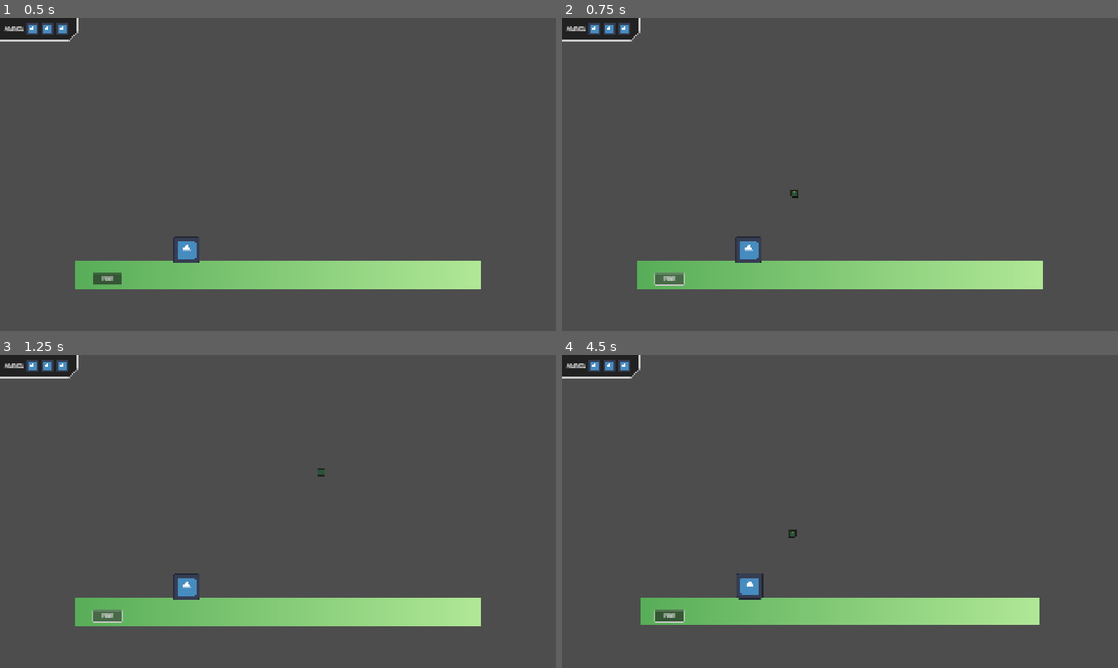
Above: before the commit, frames 1-4 (two rows, left to right).
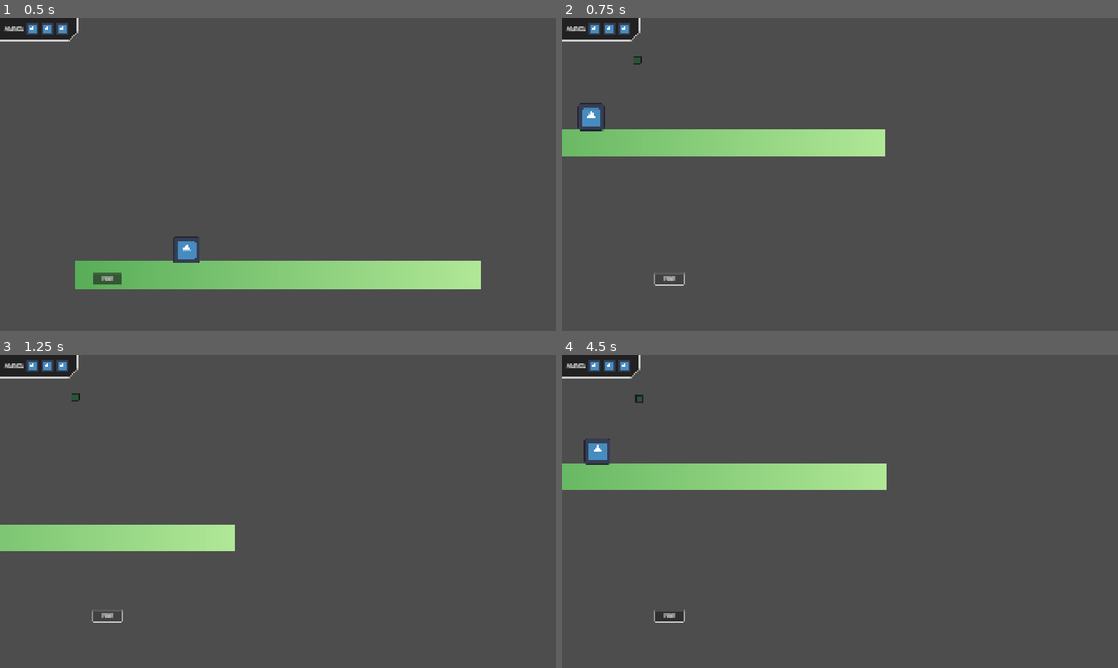
Above: after the commit, the same moments.

Repository: ToxicStarfall/arc-tillery
Game: Godot game, scene res://node.tscn
Same seed, same stepped clock (60 frames per second), same inputs: the game is played once before the commit and once after it. The engine's default icon, where the game draws it, is replaced by a stand-in: a white triangle on a blue panel in a dark square.
Inputs (mouse positions are in pixels of both pictures, inside the frame that each line leads up to):
- Up to frame 1 (0.5 s): no input
- Up to frame 2 (0.75 s): click "FIRE" at 0.5 s
- Up to frame 3 (1.25 s): no input
- Up to frame 4 (4.5 s): tap Enter at 1.25 s; move the mouse to (962, 495) at 1.27 s; hold Right 1.28-2.03 s; hold Mouse wheel up (zoom_in) 1.28-2.03 s; tap Mouse wheel down (zoom_out) at 1.55, 2.1, 3.05, 3.6 s; move the mouse to (728, 527) at 2.02 s; hold Down 2.03-2.78 s; tap Mouse wheel up (zoom_in) at 2.3, 3.8 s; move the mouse to (895, 442) at 2.77 s; hold Right 2.78-3.53 s; hold Mouse wheel up (zoom_in) 2.78-3.53 s; move the mouse to (812, 574) at 3.52 s; hold Up 3.53-4.28 s; tap Space at 4.25 s; move the mouse to (1006, 558) at 4.27 s; hold Left from 4.28 s (still down); hold Mouse wheel down (zoom_out) from 4.28 s (still down); tap Alt at 4.35 s

Frame 1 is identical in both runs. In frame 2, 12% of the frame differs, in the area x 0-87%, y 12-87%; in frame 3, 10%; in frame 4, 12%.

Commit message:
Camera projectile tracking

Diff:
--- a/game.gd
+++ b/game.gd
@@ -6,13 +6,18 @@
 
 var ammo := 3
 var current_weapon: Weapon
+var last_projectile: Projectile
 
 var gravity := Vector2(0.0, 980.0)
+
+var Camera: Camera2D
 
 
 
 func _ready() -> void:
 	World = get_tree().root.get_node("Main/World")
+	Camera = World.get_node("Camera2D")
+
 	UI = get_tree().root.get_node("Main/UI")
 
 	current_weapon = World.get_node("Weapon")
@@ -22,13 +27,14 @@
 
 func _on_weapon_fired(projectile: Projectile):
 	World.add_child(projectile)
+	last_projectile = projectile
+	Camera.reparent(last_projectile)
+	Camera.align()
+	Camera.position = Vector2.ZERO  # Re-center camera onto projectile
 
 
 func _unhandled_input(event: InputEvent) -> void:
 	if event.is_action_pressed("zoom_in"):
-		var zoom: Vector2 = World.get_node("Camera2D").zoom
-		World.get_node("Camera2D").zoom = (zoom + (Vector2.ONE * 0.01)).minf(2.0)
-		#World.get_node("Camera2D").zoom += Vector2.ONE * 0.01).minf(2.0)
+		Camera.zoom = (Camera.zoom + (Vector2.ONE * 0.01)).minf(2.0)
 	if event.is_action_pressed("zoom_out"):
-		var zoom: Vector2 = World.get_node("Camera2D").zoom
-		World.get_node("Camera2D").zoom = (zoom - (Vector2.ONE * 0.01)).maxf(0.01)
+		Camera.zoom = (Camera.zoom - (Vector2.ONE * 0.01)).maxf(0.01)
